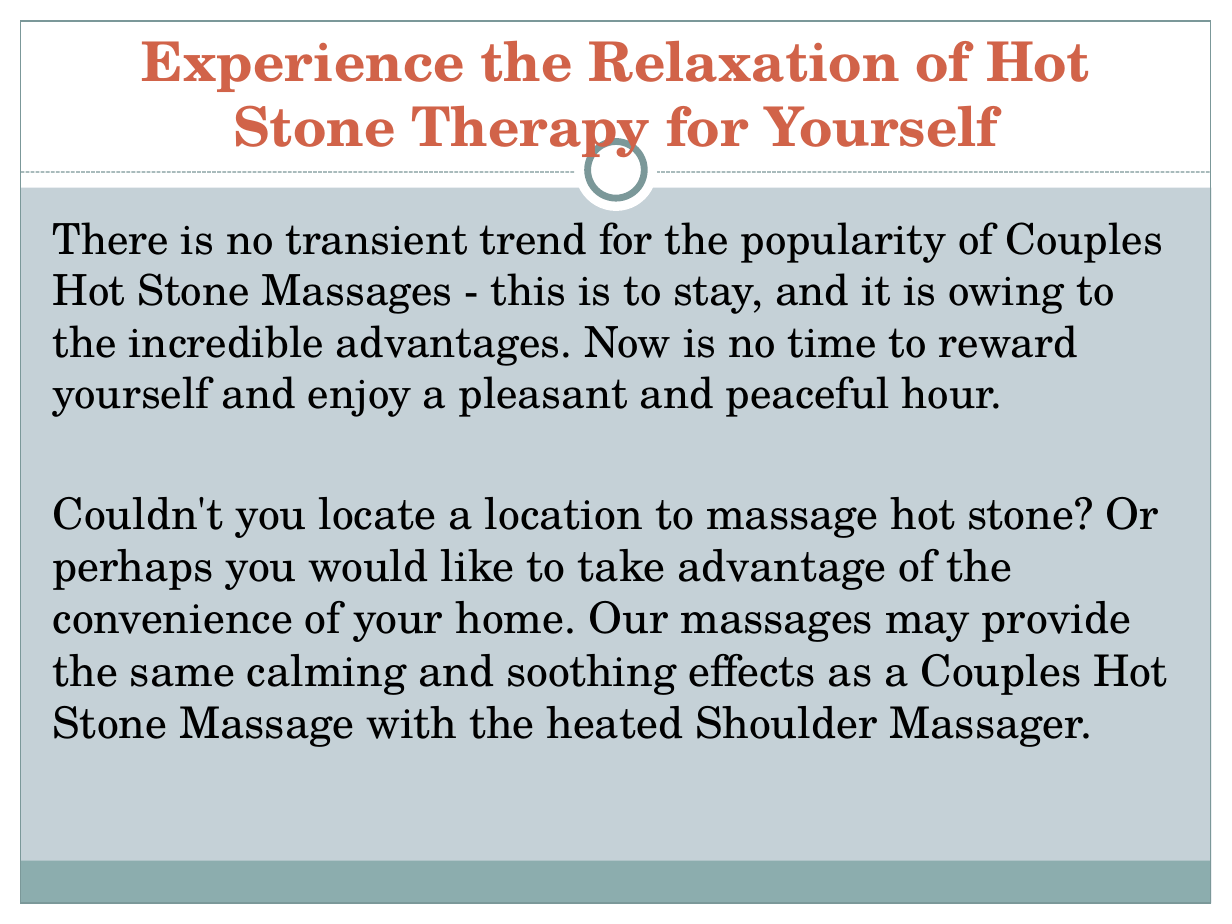
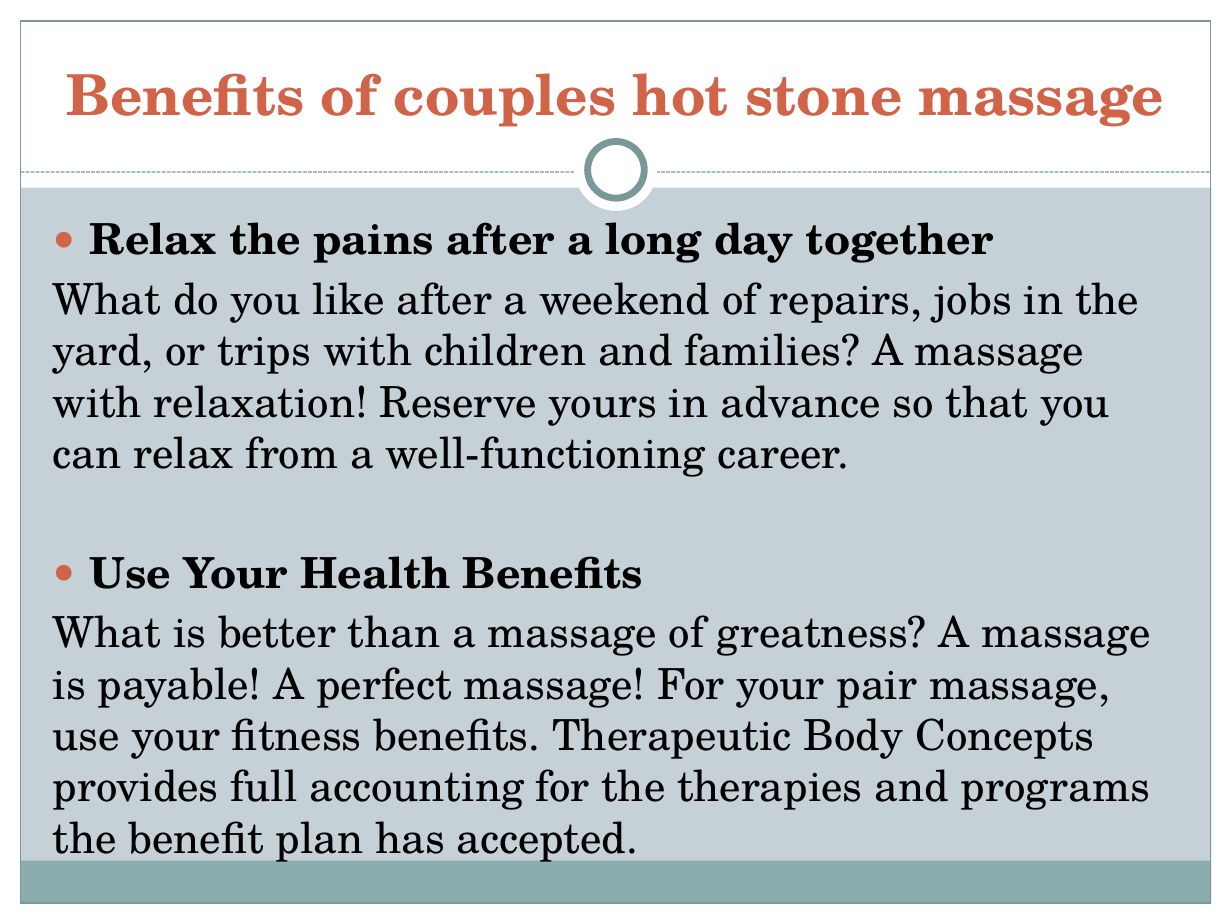
Before and after one commit to RichardBerlin345/RichardBerlin345, a slide deck: slide 9 of Couples Hot Stone Massage.pptx. Drawn at 1232x924 pixels with LibreOffice and Linux fonts; fonts in the diff are those of the drawing. Boxes give left, top, right and bottom in pixels: in the first picture for what was removed or moved away, otherwise in the second. Text is boxed around its words. In the diff, an @@ line names an element or a change of style, - is before the commit and + after.

Commit message:
Couples Hot Stone Massage

```diff
--- a/Couples Hot Stone Massage.pptx
+++ b/Couples Hot Stone Massage.pptx
@@ title at <box>66,73,1165,127</box>: text changed; size 32 to 33 pt @@
-Experience the Relaxation of Hot Stone Therapy for Yourself
+Benefits of couples hot stone massage
@@ text at <box>53,210,1151,810</box>: text changed; size 25.4 to 25 pt @@
-There is no transient trend for the popularity of Couples Hot Stone Massages - this is to stay, and it is owing to the incredible advantages. Now is no time to reward yourself and enjoy a pleasant and peaceful hour.
-Couldn't you locate a location to massage hot stone? Or perhaps you would like to take advantage of the convenience of your home. Our massages may provide the same calming and soothing effects as a Couples Hot Stone Massage with the heated Shoulder Massager.
+● Relax the pains after a long day together
+What do you like after a weekend of repairs, jobs in the yard, or trips with children and families? A massage with relaxation! Reserve yours in advance so that you can relax from a well-functioning career.
+● Use Your Health Benefits
+What is better than a massage of greatness? A massage is payable! A perfect massage! For your pair massage, use your fitness benefits. Therapeutic Body Concepts provides full accounting for the therapies and programs the benefit plan has accepted.
```
Also in this commit, not shown: 7 other slides changed, 3 slides added, 3 slides removed.
